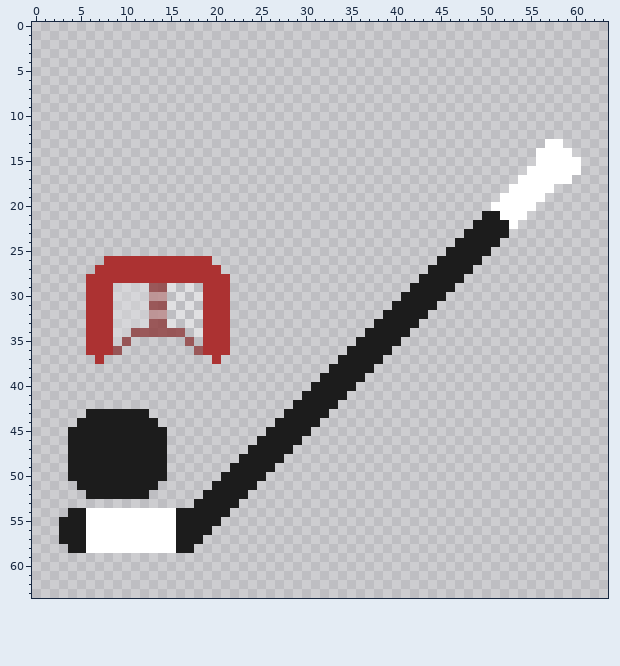
Pixel-art file: Images/HockeySprite1.aseprite. Above is the file before it was changed.
64x64 pixels, 1 frame.
And afterwards:
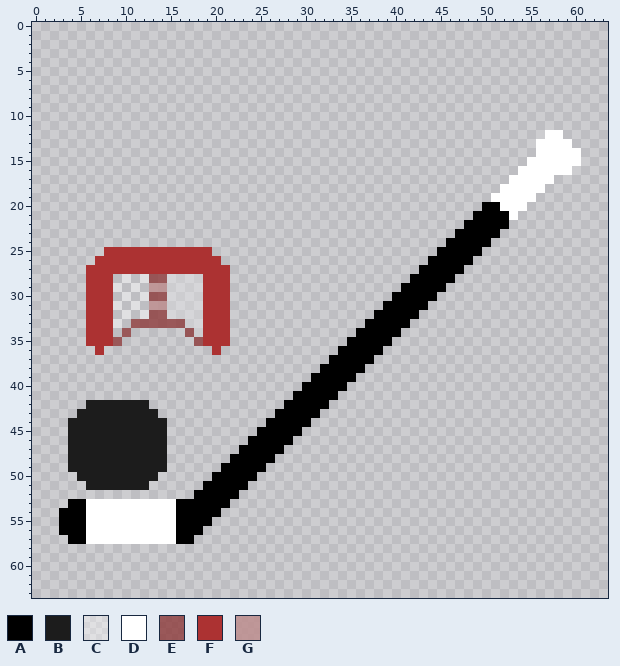
Palette (. is transparent): A #000000  B #1c1c1c  C #ffffff60  D #ffffff  E #8c3939c9  F #ac3232  G #bd8f8fdd
What changed:
@@ x 0..63 @@
 11 ................................................................
-12 ................................................................
-13 .........................................................DD.....
-14 ........................................................DDDD....
-15 ........................................................DDDDD...
-16 .......................................................DDDDDD...
-17 ......................................................DDDDDD....
-18 .....................................................DDDDD......
-19 ....................................................DDDDD.......
-20 ...................................................DDDDD........
-21 ..................................................BBDDD.........
-22 .................................................BBBBD..........
-23 ................................................BBBBB...........
-24 ...............................................BBBBB............
-25 ..............................................BBBBB.............
-26 ........FFFFFFFFFFFF.........................BBBBB..............
-27 .......FFFFFFFFFFFFFF.......................BBBBB...............
-28 ......FFFFFFFFFFFFFFFF.....................BBBBB................
-29 ......FFF.C.CEEC.C.FFF....................BBBBB.................
-30 ......FFFC.C.GG.C.CFFF...................BBBBB..................
-31 ......FFF.C.CEEC.C.FFF..................BBBBB...................
-32 ......FFFC.C.GG.C.CFFF.................BBBBB....................
-33 ......FFF.C.CEEC.C.FFF................BBBBB.....................
-34 ......FFFC.EEEEEE.CFFF...............BBBBB......................
-35 ......FFF.E......E.FFF..............BBBBB.......................
-36 ......FFFE........EFFF.............BBBBB........................
-37 .......F............F.............BBBBB.........................
-38 .................................BBBBB..........................
-39 ................................BBBBB...........................
-40 ...............................BBBBB............................
-41 ..............................BBBBB.............................
-42 .............................BBBBB..............................
-43 ......BBBBBBB...............BBBBB...............................
-44 .....BBBBBBBBB.............BBBBB................................
-45 ....BBBBBBBBBBB...........BBBBB.................................
-46 ....BBBBBBBBBBB..........BBBBB..................................
-47 ....BBBBBBBBBBB.........BBBBB...................................
-48 ....BBBBBBBBBBB........BBBBB....................................
-49 ....BBBBBBBBBBB.......BBBBB.....................................
-50 ....BBBBBBBBBBB......BBBBB......................................
-51 .....BBBBBBBBB......BBBBB.......................................
-52 ......BBBBBBB......BBBBB........................................
-53 ..................BBBBB.........................................
-54 ....BBDDDDDDDDDDBBBBBB..........................................
-55 ...BBBDDDDDDDDDDBBBBB...........................................
-56 ...BBBDDDDDDDDDDBBBB............................................
-57 ...BBBDDDDDDDDDDBBB.............................................
-58 ....BBDDDDDDDDDDBB..............................................
+12 .........................................................DD.....
+13 ........................................................DDDD....
+14 ........................................................DDDDD...
+15 .......................................................DDDDDD...
+16 ......................................................DDDDDD....
+17 .....................................................DDDDD......
+18 ....................................................DDDDD.......
+19 ...................................................DDDDD........
+20 ..................................................AADDD.........
+21 .................................................AAAAD..........
+22 ................................................AAAAA...........
+23 ...............................................AAAAA............
+24 ..............................................AAAAA.............
+25 ........FFFFFFFFFFFF.........................AAAAA..............
+26 .......FFFFFFFFFFFFFF.......................AAAAA...............
+27 ......FFFFFFFFFFFFFFFF.....................AAAAA................
+28 ......FFF.C.CEEC.C.FFF....................AAAAA.................
+29 ......FFFC.C.GG.C.CFFF...................AAAAA..................
+30 ......FFF.C.CEEC.C.FFF..................AAAAA...................
+31 ......FFFC.C.GG.C.CFFF.................AAAAA....................
+32 ......FFF.C.CEEC.C.FFF................AAAAA.....................
+33 ......FFFC.EEEEEE.CFFF...............AAAAA......................
+34 ......FFF.E......E.FFF..............AAAAA.......................
+35 ......FFFE........EFFF.............AAAAA........................
+36 .......F............F.............AAAAA.........................
+37 .................................AAAAA..........................
+38 ................................AAAAA...........................
+39 ...............................AAAAA............................
+40 ..............................AAAAA.............................
+41 .............................AAAAA..............................
+42 ......BBBBBBB...............AAAAA...............................
+43 .....BBBBBBBBB.............AAAAA................................
+44 ....BBBBBBBBBBB...........AAAAA.................................
+45 ....BBBBBBBBBBB..........AAAAA..................................
+46 ....BBBBBBBBBBB.........AAAAA...................................
+47 ....BBBBBBBBBBB........AAAAA....................................
+48 ....BBBBBBBBBBB.......AAAAA.....................................
+49 ....BBBBBBBBBBB......AAAAA......................................
+50 .....BBBBBBBBB......AAAAA.......................................
+51 ......BBBBBBB......AAAAA........................................
+52 ..................AAAAA.........................................
+53 ....AADDDDDDDDDDAAAAAA..........................................
+54 ...AAADDDDDDDDDDAAAAA...........................................
+55 ...AAADDDDDDDDDDAAAA............................................
+56 ...AAADDDDDDDDDDAAA.............................................
+57 ....AADDDDDDDDDDAA..............................................
+58 ................................................................
 59 ................................................................
